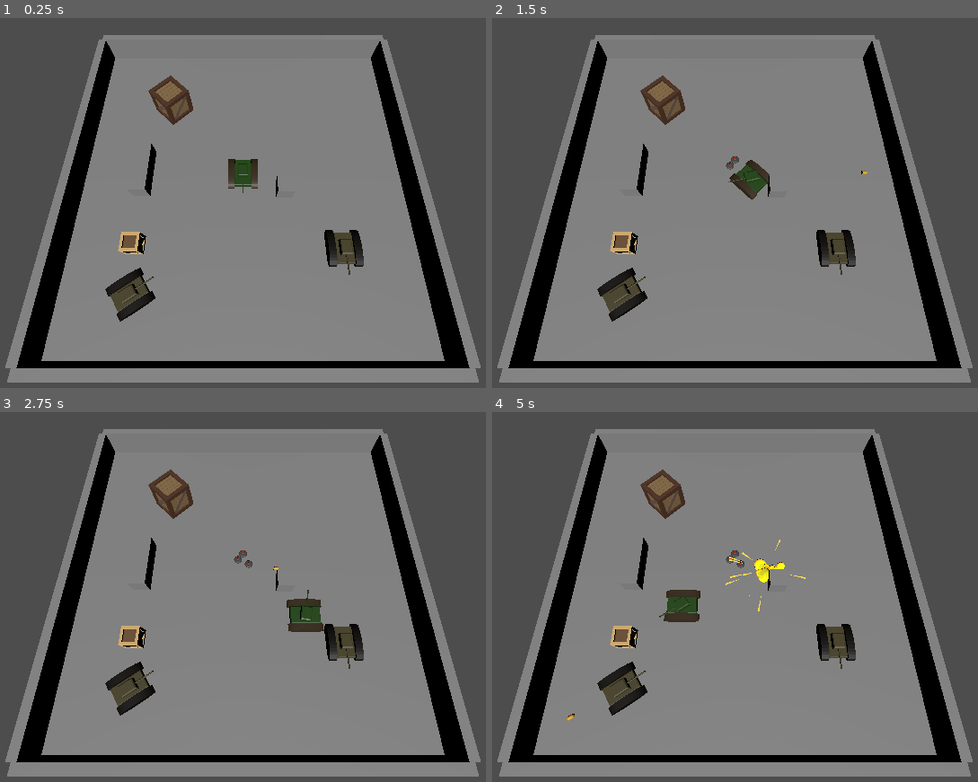
Above: before the commit, frames 1-4 (two rows, left to right).
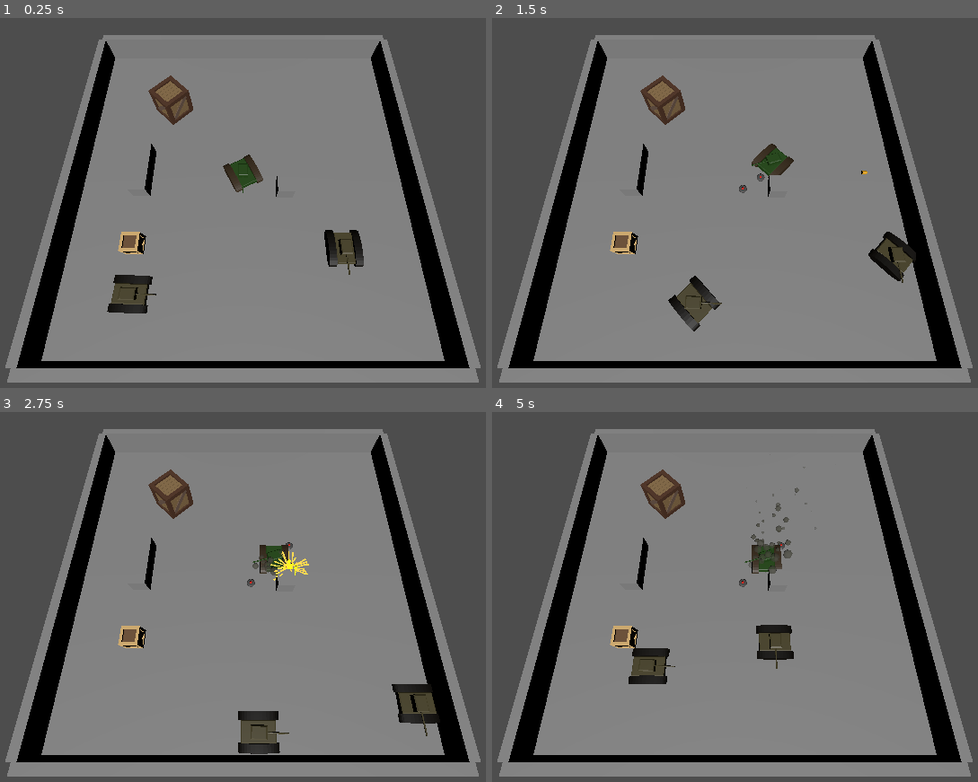
Above: after the commit, the same moments.

Repository: cfrance3/tank-game
Game: Godot game, scene res://Scenes/main.tscn
Same seed, same stepped clock (60 frames per second), same inputs: the game is played once before the commit and once after it.
Inputs (mouse positions are in pixels of both pictures, inside the frame that each line leads up to):
- Up to frame 1 (0.25 s): no input
- Up to frame 2 (1.5 s): tap Enter (ui_accept) at 0.5, 0.77 s; move the mouse to (890, 177) at 0.52 s; hold Right (ui_right) 0.53-1.28 s; click (890, 177) at 0.67 s; move the mouse to (589, 217) at 1.27 s; hold Down (ui_down) from 1.28 s (still down)
- Up to frame 3 (2.75 s): tap Enter (ui_accept) at 1.52 s; move the mouse to (315, 500) at 2.02 s; release Down (ui_down) at 2.03 s; hold Right (ui_right) from 2.03 s (still down)
- Up to frame 4 (5 s): move the mouse to (700, 671) at 2.77 s; release Right (ui_right) at 2.78 s; hold Up (ui_up) 2.78-3.53 s; click (700, 671) at 2.92 s; tap Enter (ui_accept) at 3.02, 3.77, 4.52 s; move the mouse to (948, 652) at 3.52 s; hold Left (ui_left) from 3.53 s (still down); move the mouse to (521, 530) at 4.27 s

The runs differ from the first frame. In frame 1, 0.8% of the frame differs, in the area x 21-55%, y 36-83%; in frame 2, 4.0%; in frame 3, 4.5%, in the area x 21-90%, y 35-93%; in frame 4, 4.3%.

Commit message:
Made tank rotation based off world rotation instead of local.

Diff:
--- a/Scenes/Tank/tank.gd
+++ b/Scenes/Tank/tank.gd
@@ -1,7 +1,7 @@
 extends CharacterBody3D
 
 @export var turn_speed := 4.0
-@export var turret_turn_speed := 12.0
+
 @export var projectile_scene: PackedScene
 @export var mine_scene : PackedScene
 @export var smoke_scene : PackedScene
@@ -30,10 +30,10 @@
 
 func _physics_process(delta: float) -> void:
 	if not frozen:
-		handle_turret_aim()
-		handle_movement(delta)
+		_handle_turret_aim()
+		_handle_movement(delta)
 
-func handle_movement(delta):
+func _handle_movement(delta):
 	var input = Vector2(
 		Input.get_action_strength("ui_right") - Input.get_action_strength("ui_left"),
 		Input.get_action_strength("ui_down") - Input.get_action_strength("ui_up")
@@ -43,7 +43,7 @@
 		input = input.normalized()
 
 		var target_angle = atan2(input.x, input.y)
-		var current_angle = hull.rotation.y
+		var current_angle = hull.global_rotation.y
 		var angle_diff = wrapf(target_angle - current_angle, -PI, PI)
 
 		var flip_threshold = deg_to_rad(110)
@@ -69,7 +69,7 @@
 
 	move_and_slide()
 
-func handle_turret_aim():
+func _handle_turret_aim():
 	var mouse_pos = get_viewport().get_mouse_position()
 
 	var ray_origin = camera.project_ray_origin(mouse_pos)
--- a/Scenes/enemy.gd
+++ b/Scenes/enemy.gd
@@ -1,19 +1,56 @@
 extends CharacterBody3D
 
+@export var turn_speed := 4.0
 
-const SPEED = 8.0
+@onready var hull: Node3D = $Hull
+@onready var turret: Node3D = $Cannon
+
+const SPEED = 10.0
 
 signal got_hit
 
 func _ready() -> void:
 	add_to_group("enemy")
-
 	got_hit.connect(_on_got_hit)
+	print(-transform.basis.z)
 
 func _physics_process(delta: float) -> void:
-	# Add the gravity.
-	if not is_on_floor():
-		velocity += get_gravity() * delta
+
+	_handle_movement(delta)
+
+func _handle_movement(delta):
+	var input = Vector2(
+		Input.get_action_strength("ui_right") - Input.get_action_strength("ui_left"),
+		Input.get_action_strength("ui_down") - Input.get_action_strength("ui_up")
+	)
+
+	if input.length() > 0:
+		input = input.normalized()
+
+		var target_angle = atan2(input.x, input.y)
+		var current_angle = hull.global_rotation.y
+		var angle_diff = wrapf(target_angle - current_angle, -PI, PI)
+
+		var flip_threshold = deg_to_rad(110)
+
+		if abs(angle_diff) > flip_threshold:
+			angle_diff = wrap(angle_diff - sign(angle_diff) * PI, -PI, PI)
+
+		hull.rotation.y += clamp(angle_diff, -turn_speed * delta, turn_speed * delta)
+		$Hitbox.rotation.y = hull.rotation.y
+
+		var forward = -hull.global_transform.basis.z.normalized()
+		var move_dir = Vector3(input.x, 0, input.y).normalized()
+		var alignment = forward.dot(move_dir)
+
+		var speed_multiplier = abs(alignment)
+		speed_multiplier = lerp(0.00, 1.0, speed_multiplier)
+
+		velocity = move_dir * SPEED * speed_multiplier
+
+	else:
+		velocity.x = 0
+		velocity.z = 0
 
 	move_and_slide()
 
--- a/Scenes/main.tscn
+++ b/Scenes/main.tscn
@@ -62,12 +62,13 @@
 transform = Transform3D(1, 0, 0, 0, 1, 0, 0, 0, 1, 11.06967, 0, 9.204779)
 
 [node name="Enemy2" parent="." unique_id=616053960 instance=ExtResource("1_kry3j")]
-transform = Transform3D(-0.5578175, 0, 0.8299636, 0, 1, 0, -0.8299636, 0, -0.5578175, -11.639219, 0, 13.919382)
+transform = Transform3D(0.042329043, 0, 0.9991038, 0, 1, 0, -0.9991038, 0, 0.042329043, -11.639219, 0, 13.919382)
 
 [node name="Camera3D" type="Camera3D" parent="." unique_id=1848783100]
 transform = Transform3D(1, 0, 0, 0, 0.36974677, 0.9291326, 0, -0.9291326, 0.36974677, 0, 30, 14.598)
 
 [node name="Tank" type="CharacterBody3D" parent="." unique_id=1720563343]
+transform = Transform3D(-0.8954865, 0, -0.44508845, 0, 1, 0, 0.44508845, 0, -0.8954865, 0, 0, 0)
 collision_layer = 2
 floor_max_angle = 1.2269665
 floor_snap_length = 0.3
@@ -77,7 +78,7 @@
 smoke_scene = ExtResource("5_ynf5e")
 
 [node name="Cannon" parent="Tank" unique_id=325412193 instance=ExtResource("3_kry3j")]
-transform = Transform3D(-0.2, 0, -1.7484556e-08, 0, 0.2, 0, 1.7484556e-08, 0, -0.2, 0, 0.5, 0)
+transform = Transform3D(-0.19821624, 0, 0.02665193, 0, 0.2, 0, -0.02665193, 0, -0.19821624, 0, 0.5, 0)
 
 [node name="Barrel" type="Marker3D" parent="Tank/Cannon" unique_id=506003809]
 transform = Transform3D(1, 0, 0, 0, 1, 0, 0, 0, 1, 0.03558403, 5.7163258, -14.27803)
